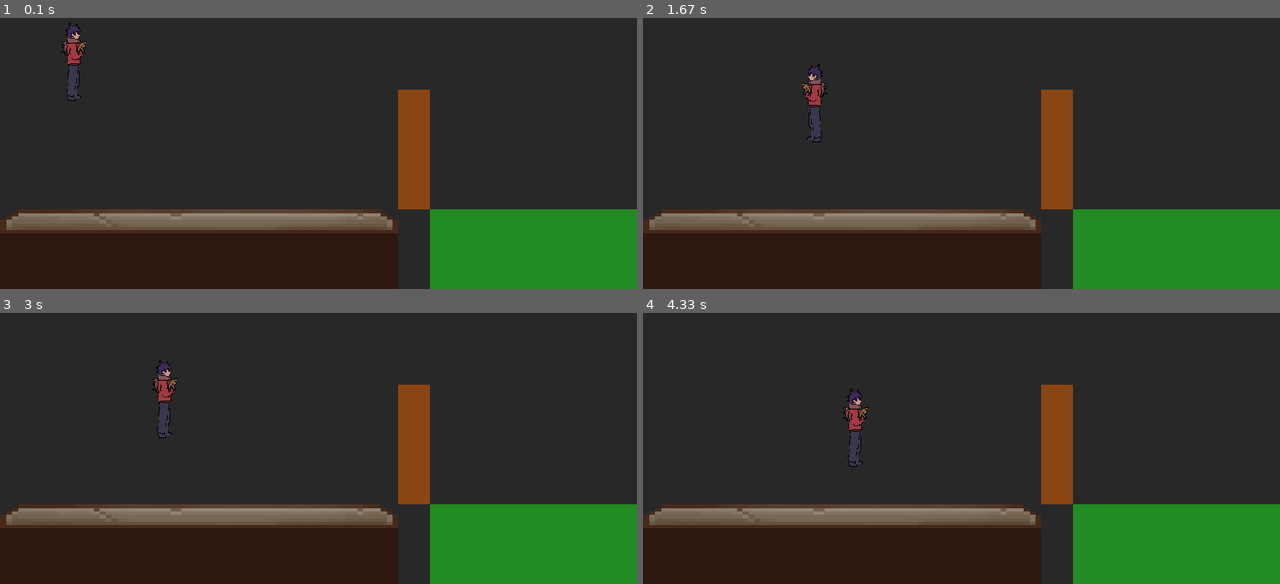
Above: before the commit, frames 1-4 (two rows, left to right).
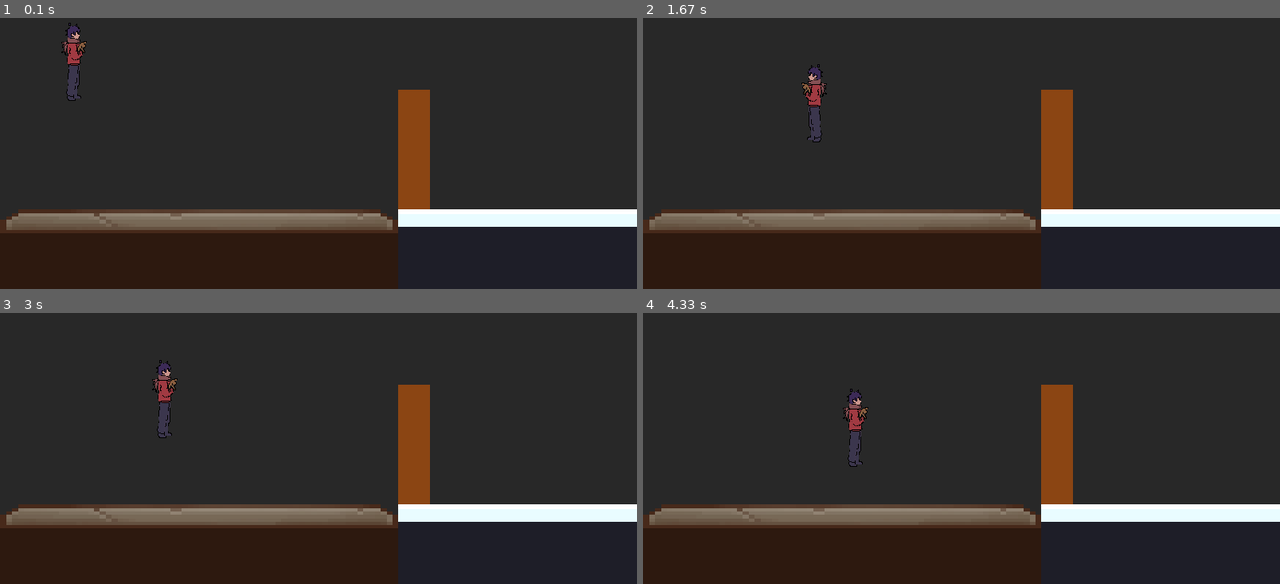
Above: after the commit, the same moments.

Repository: Jayyyy1022/Pygame
Game: pygame game, started from main.py
The game is run twice, just before and just after one commit, with the same random seed, the same clock (stepped at 60 frames per second) and the same inputs.
Inputs:
- Up to frame 1 (0.1 s): no input
- Up to frame 2 (1.67 s): hold D 0.33-0.8 s; hold D 0.83-1.3 s; tap Space at 0.9, 1.2, 1.4 s; hold A from 1.33 s (still down)
- Up to frame 3 (3 s): tap Space at 1.7, 1.97, 2.27, 2.4, 2.7 s; release A at 1.87 s; hold A 1.9-2.3 s; hold D 2.33-2.97 s
- Up to frame 4 (4.33 s): hold A 3-3.47 s; tap Space at 3.07, 3.37, 3.57, 3.87, 4.07 s; hold D 3.5-3.97 s; hold D from 4 s (still down)

The runs differ from the first frame. In frame 1, 9.9% of the frame differs, in the area x 62-100%, y 70-100%; in frame 2, 9.9%; in frame 3, 9.9%; in frame 4, 9.9%.

Commit message:
add bgm and sound effect for chapter1

Diff:
--- a/Scenes/chapter1.py
+++ b/Scenes/chapter1.py
@@ -20,33 +20,54 @@
 
     ROOT_DIR = os.path.dirname(os.path.dirname(os.path.abspath(__file__)))
 
-    ## --- Load Sounds ---
+    ## --- 1. Load Sounds ---
     pygame.mixer.init()
+    pygame.mixer.stop()
+    pygame.mixer.music.stop()
+
+    ## Load door open sound
     try:
-        sound_path = os.path.join(ROOT_DIR, "Assets", "SFX", "jumpscare.wav")
-        jingle_sfx = pygame.mixer.Sound(sound_path)
-        jingle_sfx.set_volume(0.2)
+        door_path = os.path.join(ROOT_DIR, "Assets", "SFX", "door_open.mp3")
+        door_sfx = pygame.mixer.Sound(door_path)
+        door_sfx.set_volume(0.3)
     except:
-        jingle_sfx = None
+        door_sfx = None
 
-    ## --- Initialize Entities ---
+    ## Load jumpscare sound (Krampus catch)
+    try:
+        jumpscare_path = os.path.join(ROOT_DIR, "Assets", "SFX", "jumpscare.wav")
+        jumpscare_sfx = pygame.mixer.Sound(jumpscare_path)
+        jumpscare_sfx.set_volume(0.1)
+    except:
+        jumpscare_sfx = None
+
+    ## Load and play Room BGM (Loops infinitely)
+    try:
+        room_bgm_path = os.path.join(ROOT_DIR, "Assets", "SFX", "room_bgm.wav")
+        pygame.mixer.music.load(room_bgm_path)
+        pygame.mixer.music.set_volume(0.3)
+        pygame.mixer.music.play(-1)
+    except:
+        print("Warning: Room BGM not found.")
+
+    ## --- 2. Initialize Entities ---
     player = Player.Player_Child(100, 300, 0.1, MOVEMENT_SPEED, GRAVITY)
     enemy = Enemy.Enemy_Krampus(-600, 400, 0.15, MOVEMENT_SPEED * 1.1, GRAVITY)
     enemies_group = pygame.sprite.Group()
     enemies_group.add(enemy)
 
-    ## --- Build the Level (Platforms) ---
+    ## --- 3. Build the Level (Platforms) ---
     platforms = pygame.sprite.Group()
 
     wood_floor_img = os.path.join(ROOT_DIR, "Assets", "Miscellaneous", "wood_floor.png")
     woods_platform_img = os.path.join(ROOT_DIR, "Assets", "Miscellaneous", "woods_platform.png")
     rock_img = os.path.join(ROOT_DIR, "Assets", "Miscellaneous", "rock.png")
+    snow_floor_img = os.path.join(ROOT_DIR, "Assets", "Miscellaneous", "snow_floor.png")
 
     ## Load forest background image
     forest_bg_img = os.path.join(ROOT_DIR, "Assets", "Miscellaneous", "forest_bg.png")
     try:
         bg_surface = pygame.image.load(forest_bg_img).convert_alpha()
-        ## Scale the background image to fit the screen
         bg_surface = pygame.transform.scale(bg_surface, (SCREEN_WIDTH, SCREEN_HEIGHT))
     except:
         bg_surface = None
@@ -63,8 +84,11 @@
     is_door_opened = False
 
     ## --- Scene 2 & 3: Forest ---
-    ## Base forest floor
-    platforms.add(Platform(540, 500, 4000, 100, color=(34, 139, 34)))
+    ## Forest floor "foundation" (dark, cool, frozen ground)
+    platforms.add(Platform(500, 520, 4000, 80, color=(30, 30, 40)))
+    ## Surface snow floor tile on top
+    platforms.add(Platform(500, 500, 4000, 30, image_path=snow_floor_img))
+
     ## Forest obstacles
     platforms.add(Platform(1000, 430, 120, 70, image_path=woods_platform_img))
     platforms.add(Platform(1500, 450, 150, 50, image_path=rock_img))
@@ -80,7 +104,7 @@
         size = random.randrange(1, 3)
         snowflakes.append([x, y, speed, size])
 
-    ## --- MAIN GAME LOOP ---
+    ## --- 4. MAIN GAME LOOP ---
     running = True
     while running:
         for event in pygame.event.get():
@@ -96,8 +120,10 @@
                 door.kill()
                 is_door_opened = True
                 current_bg_color = BG_FOREST_COLOR
-                if jingle_sfx:
-                    jingle_sfx.play()
+                pygame.mixer.music.stop()
+                ## Play door sound
+                if door_sfx:
+                    door_sfx.play()
 
         player.move(platforms)
 
@@ -121,28 +147,37 @@
         ## Game over & restart logic
         if pygame.sprite.spritecollideany(player, enemies_group):
             print("Caught by Krampus! Restarting Chapter 1...")
+
+            ## 1. STOP the background music immediately!
+            pygame.mixer.music.stop()
+
+            ## 2. Play the jumpscare sound!
+            if jumpscare_sfx:
+                jumpscare_sfx.play()
+
             try:
                 if hasattr(enemy, 'shriek'):
                     enemy.shriek()
             except:
                 pass
-            pygame.time.delay(1000)
+
+            ## Delay for 1.5 seconds so the player can hear the jumpscare
+            pygame.time.delay(1500)
             return "CHAPTER1"
 
         ## Transition to Chapter 2
         if player.rect.y > SCREEN_HEIGHT + 100:
             print("Player fell! Transitioning to Chapter 2...")
+            pygame.mixer.music.stop()
             return "CHAPTER2"
 
-        ## --- RENDERING ---
+        ## --- 5. RENDERING ---
         screen.fill(current_bg_color)
 
         if is_door_opened:
             ## Draw the forest background with parallax scrolling
             if bg_surface:
-                ## 0.3 is the scroll ratio for parallax effect
                 scroll_offset = (camera_scroll * 0.3) % SCREEN_WIDTH
-                ## Draw two images side by side for infinite seamless scrolling
                 screen.blit(bg_surface, (-scroll_offset, 0))
                 screen.blit(bg_surface, (-scroll_offset + SCREEN_WIDTH, 0))
 
Binary file added: Assets/Miscellaneous/snow_floor.png
Not shown, added: Assets/SFX/door_open.mp3
Not shown, added: Assets/SFX/room_bgm.wav
